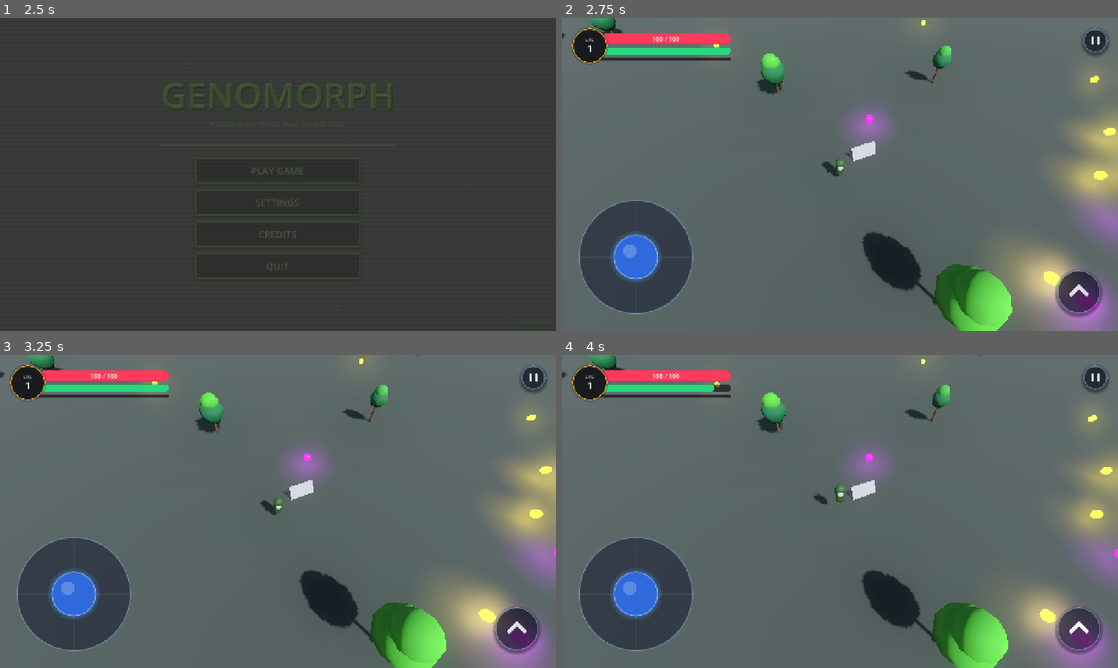
Above: before the commit, frames 1-4 (two rows, left to right).
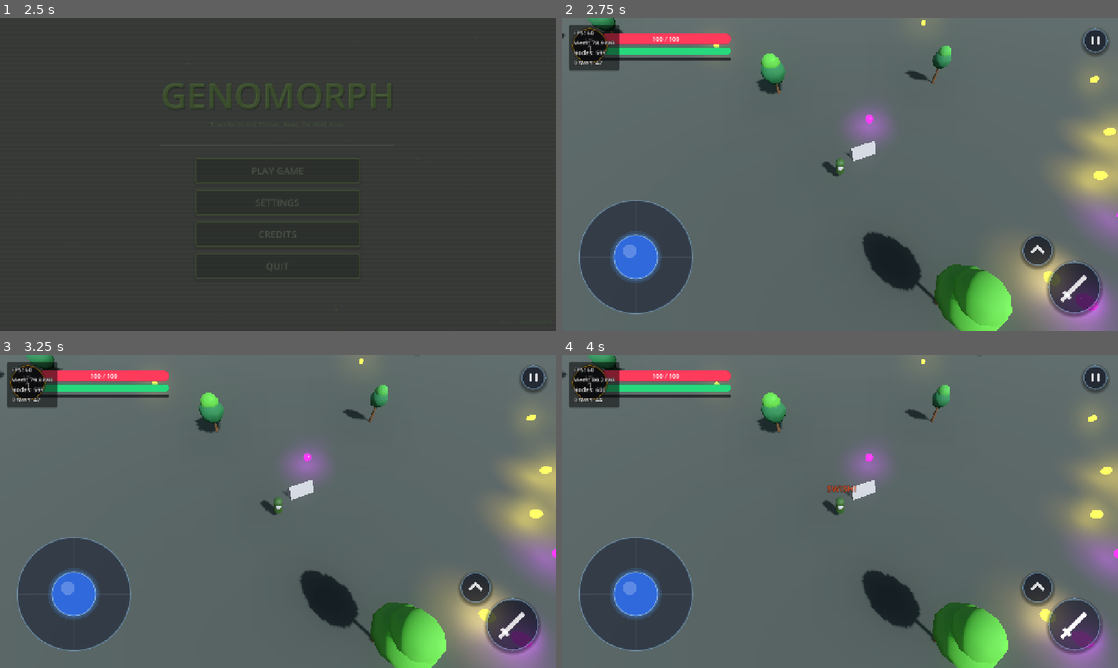
Above: after the commit, the same moments.

Repository: TradsKraken/GENOMORPH-
Game: Godot game, scene res://ui/main_menu.tscn
Two runs of this game, one before a commit and one after it. Both use one fixed random seed, a clock stepped at 60 frames per second and the inputs below.
Inputs (mouse positions are in pixels of both pictures, inside the frame that each line leads up to):
- Up to frame 1 (2.5 s): tap Enter (ui_accept) at 0.5, 0.77 s; move the mouse to (400, 158) at 0.52 s; hold Right (ui_right) 0.53-1.25 s; click (400, 158) at 0.67 s; click "PLAY GAME" at 1.25 s; click "PLAY GAME" at 2 s
- Up to frame 2 (2.75 s): no input
- Up to frame 3 (3.25 s): drag from (166, 527) to (250, 574) at 2.77 s
- Up to frame 4 (4 s): click (1079, 630) at 3.52 s

Frame 1 is identical in both runs. In frame 2, 2.2% of the frame differs, in the area x 1-100%, y 2-96%; in frame 3, 2.2%; in frame 4, 2.6%.

Commit message:
feat: add player movement, HUD, and interactable orb systems to new level scene

Diff:
--- a/levels/exp_orb.gd
+++ b/levels/exp_orb.gd
@@ -141,6 +141,11 @@
 func _process(delta: float) -> void:
 	if _collected:
 		return
+
+	var cam := get_viewport().get_camera_3d()
+	if cam and not cam.is_position_in_frustum(global_position):
+		return
+
 	_spin_time += delta
 	_mesh.rotation.y = _spin_time * 1.2
 	_mesh.position.y = sin(_spin_time * 2.2) * 0.10
--- a/levels/node_3d.tscn
+++ b/levels/node_3d.tscn
@@ -2850,4 +2850,3 @@
 
 [node name="PerfHUD" type="CanvasLayer" parent="." unique_id=1995366968]
 script = ExtResource("5_perf_hud")
-show_hud = false
--- a/levels/stamina_orb.gd
+++ b/levels/stamina_orb.gd
@@ -141,6 +141,11 @@
 func _process(delta: float) -> void:
 	if _collected:
 		return
+
+	var cam := get_viewport().get_camera_3d()
+	if cam and not cam.is_position_in_frustum(global_position):
+		return
+
 	_bob_time += delta * 1.8
 	_mesh.position.y = sin(_bob_time) * 0.12
 	_light.light_energy = 2.8 + sin(_bob_time * 2.1) * 0.6
--- a/player/player.gd
+++ b/player/player.gd
@@ -40,7 +40,6 @@
 
 # ── Private ──────────────────────────────────────────────────────────────────
 
-@onready var _mesh: Node3D = $MeshInstance3D
 
 ## AnimationPlayer from the imported frog .glb (child of the mesh node).
 ## Set this in the Inspector once you have imported the frog model.
@@ -65,6 +64,8 @@
 
 func _ready() -> void:
 	add_to_group("player")
+	if not InputMap.has_action("attack"):
+		InputMap.add_action("attack")
 	# Defer joystick lookup so the entire scene tree is ready first.
 	call_deferred("_find_joystick")
 
@@ -130,10 +131,26 @@
 			velocity.x = 0.0
 			velocity.z = 0.0
 
+	# ── Attacking ────────────────────────────────────────────────────────────
+	if Input.is_action_just_pressed("attack"):
+		_attack()
+
 	move_and_slide()
 
 	# ── Animation state machine ──────────────────────────────────────────────
 	_update_animation(direction)
+
+
+# ── Combat ───────────────────────────────────────────────────────────────────
+
+func _attack() -> void:
+	# Placeholder for attack logic until animations are added
+	var hud := get_tree().get_first_node_in_group("hud")
+	if hud and hud.has_method("show_float_text"):
+		var cam := get_viewport().get_camera_3d()
+		if cam:
+			var scr := cam.unproject_position(global_position + Vector3(0, 1.5, 0))
+			hud.show_float_text("SWISH!", scr, Color(1.0, 0.3, 0.1))
 
 
 # ── Animation ────────────────────────────────────────────────────────────────
--- a/player/player_data.gd
+++ b/player/player_data.gd
@@ -17,7 +17,7 @@
 var stamina: float     = 100.0
 
 var level: int         = 1
-var exp: float         = 0.0
+var experience: float  = 0.0
 var exp_to_next: float = 100.0
 
 
@@ -54,14 +54,14 @@
 # ── EXP / Level API ───────────────────────────────────────────────────────────
 
 func gain_exp(amount: float) -> void:
-	exp += amount
-	while exp >= exp_to_next:
+	experience += amount
+	while experience >= exp_to_next:
 		_do_level_up()
-	exp_changed.emit(exp, exp_to_next)
+	exp_changed.emit(experience, exp_to_next)
 
 
 func _do_level_up() -> void:
-	exp -= exp_to_next
+	experience -= exp_to_next
 	level += 1
 	exp_to_next = 100.0 * pow(1.4, level - 1)
 	level_changed.emit(level)
--- a/ui/hud.gd
+++ b/ui/hud.gd
@@ -23,6 +23,7 @@
 var _exp_bar:    ProgressBar
 var _lvl_lbl:    Label
 
+var _attack_btn: Button
 var _jump_btn:   Button
 var _menu_btn:   Button
 var _menu_panel: PanelContainer
@@ -123,16 +124,31 @@
 # ── Action Buttons ────────────────────────────────────────────────────────────
 
 func _build_action_buttons() -> void:
-	# Jump Button (Bottom Right)
-	_jump_btn = _make_circle_btn("", 100, C_BTN_NORM)
+	# Attack Button (Main, Bottom Right)
+	_attack_btn = _make_circle_btn("", 120, C_BTN_NORM)
+	_attack_btn.set_anchor(SIDE_RIGHT, 1.0)
+	_attack_btn.set_anchor(SIDE_BOTTOM, 1.0)
+	_attack_btn.set_anchor(SIDE_LEFT, 1.0)
+	_attack_btn.set_anchor(SIDE_TOP, 1.0)
+	_attack_btn.offset_right  = -40
+	_attack_btn.offset_bottom = -40
+	_attack_btn.offset_left   = -40 - 120
+	_attack_btn.offset_top    = -40 - 120
+	_attack_btn.button_down.connect(func(): Input.action_press("attack"))
+	_attack_btn.button_up.connect(func():   Input.action_release("attack"))
+	_attack_btn.draw.connect(_draw_attack_icon)
+	_root.add_child(_attack_btn)
+
+	# Jump Button (Small, Top-Left of Attack)
+	_jump_btn = _make_circle_btn("", 70, C_BTN_NORM)
 	_jump_btn.set_anchor(SIDE_RIGHT, 1.0)
 	_jump_btn.set_anchor(SIDE_BOTTOM, 1.0)
 	_jump_btn.set_anchor(SIDE_LEFT, 1.0)
 	_jump_btn.set_anchor(SIDE_TOP, 1.0)
-	_jump_btn.offset_right  = -40
-	_jump_btn.offset_bottom = -40
-	_jump_btn.offset_left   = -40 - 100
-	_jump_btn.offset_top    = -40 - 100
+	_jump_btn.offset_right  = -150
+	_jump_btn.offset_bottom = -150
+	_jump_btn.offset_left   = -150 - 70
+	_jump_btn.offset_top    = -150 - 70
 	_jump_btn.button_down.connect(func(): Input.action_press("ui_accept"))
 	_jump_btn.button_up.connect(func():   Input.action_release("ui_accept"))
 	_jump_btn.draw.connect(_draw_jump_icon)
@@ -228,7 +244,7 @@
 	_stam_bar.value     = pd.stamina
 
 	_exp_bar.max_value  = pd.exp_to_next
-	_exp_bar.value      = pd.exp
+	_exp_bar.value      = pd.experience
 	_lvl_lbl.text       = str(pd.level)
 
 
@@ -354,17 +370,31 @@
 	btn.add_theme_stylebox_override("focus", StyleBoxEmpty.new())
 	return btn
 
+func _draw_attack_icon() -> void:
+	var center = _attack_btn.size / 2.0
+	var col = Color(1, 1, 1, 0.85)
+	if _attack_btn.is_pressed() or _attack_btn.is_hovered():
+		col = Color.WHITE
+
+	var thick = 8.0
+	# Sword handle
+	_attack_btn.draw_line(center + Vector2(-15, 15), center + Vector2(-30, 30), col, thick, true)
+	# Sword crossguard
+	_attack_btn.draw_line(center + Vector2(-25, 10), center + Vector2(-10, 25), col, thick, true)
+	# Sword blade
+	_attack_btn.draw_line(center + Vector2(-15, 15), center + Vector2(25, -25), col, thick + 2.0, true)
+
 func _draw_jump_icon() -> void:
 	var center = _jump_btn.size / 2.0
 	var col = Color(1, 1, 1, 0.85)
 	if _jump_btn.is_pressed() or _jump_btn.is_hovered():
 		col = Color.WHITE
 
-	var thick = 8.0
+	var thick = 6.0
 	var pts = PackedVector2Array([
-		center + Vector2(-20, 8),
-		center + Vector2(0, -12),
-		center + Vector2(20, 8)
+		center + Vector2(-14, 5),
+		center + Vector2(0, -9),
+		center + Vector2(14, 5)
 	])
 	_jump_btn.draw_polyline(pts, col, thick, true)
 
Not shown, changed: export_presets.cfg
